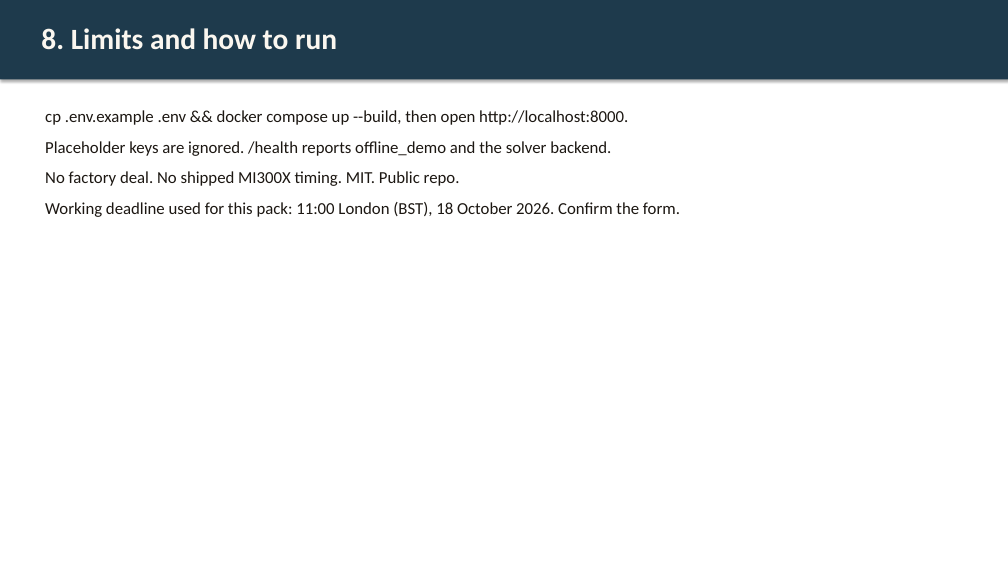
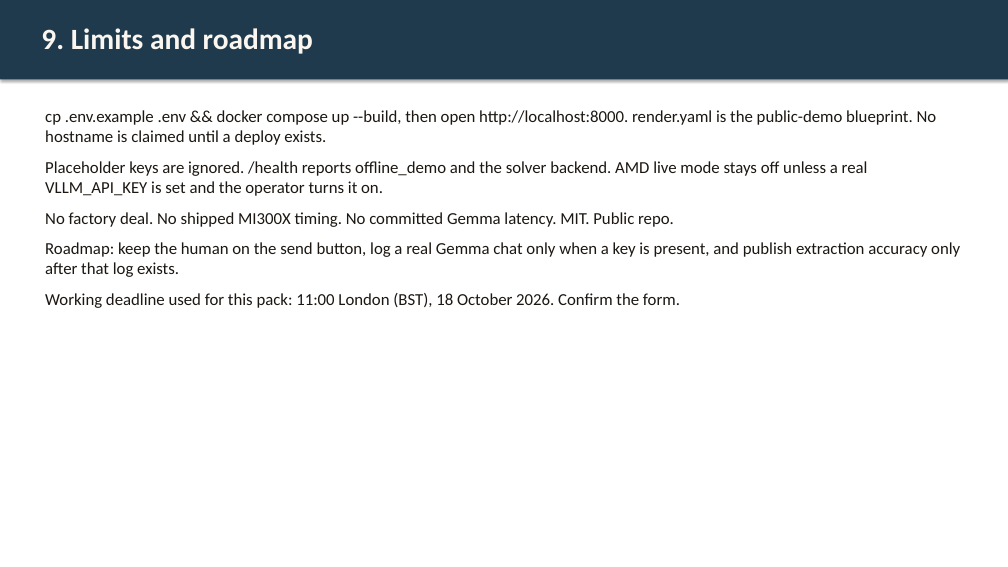
Before and after one commit to Fu93/tradeflow-ai, a slide deck: slide 9 of results/pitch.pptx (slide 8 before the commit). Drawn at 1008x567 pixels with LibreOffice and Linux fonts; fonts in the diff are those of the drawing. Boxes give left, top, right and bottom in pixels: in the first picture for what was removed or moved away, otherwise in the second. Text is boxed around its words. In the diff, an @@ line names an element or a change of style, - is before the commit and + after.

```diff
--- a/results/pitch.pptx
+++ b/results/pitch.pptx
@@ text at bbox=[41, 28, 313, 54]: text changed @@
-8. Limits and how to run
+9. Limits and roadmap
@@ text at bbox=[45, 110, 960, 277]: text changed @@
-cp .env.example .env && docker compose up --build, then open http://localhost:8000.
-Placeholder keys are ignored. /health reports offline_demo and the solver backend.
-No factory deal. No shipped MI300X timing. MIT. Public repo.
+cp .env.example .env && docker compose up --build, then open http://localhost:8000. render.yaml is the public-demo blueprint. No hostname is claimed until a deploy exists.
+Placeholder keys are ignored. /health reports offline_demo and the solver backend. AMD live mode stays off unless a real VLLM_API_KEY is set and the operator turns it on.
+No factory deal. No shipped MI300X timing. No committed Gemma latency. MIT. Public repo.
+Roadmap: keep the human on the send button, log a real Gemma chat only when a key is present, and publish extraction accuracy only after that log exists.
```
Also in this commit, not shown: 6 other slides changed, 1 slide added, 35 other files.
